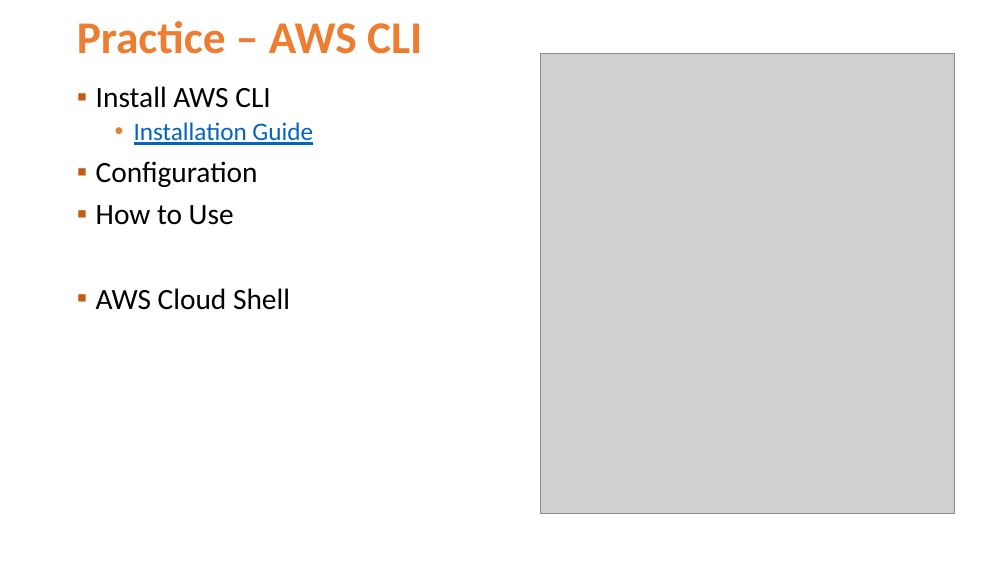
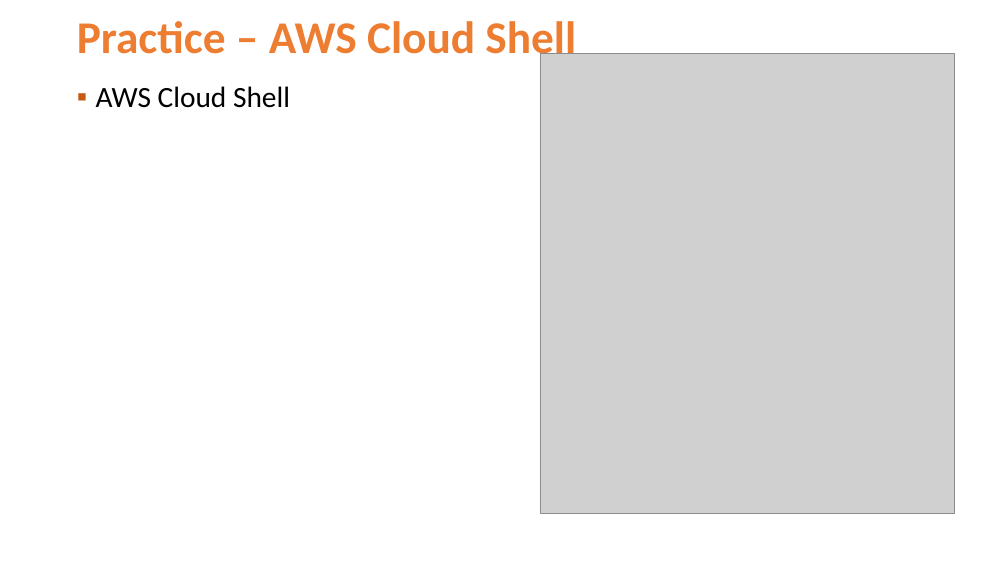
Before and after one commit to Jucer74/ArchitectureMaster, a slide deck: slide 22 of Classes/04-IAM-IdentityandAccessManagement/ArchitectureMaster-04-IAM-IdentityandAccessManagement.pptx (slide 20 before the commit). Drawn at 1008x567 pixels with LibreOffice and Linux fonts; fonts in the diff are those of the drawing; grey boxes stand for pictures; background and template pictures are left out. Boxes give left, top, right and bottom in pixels: in the first picture for what was removed or moved away, otherwise in the second. Text is boxed around its words. In the diff, an @@ line names an element or a change of style, - is before the commit and + after.

```diff
--- a/Classes/04-IAM-IdentityandAccessManagement/ArchitectureMaster-04-IAM-IdentityandAccessManagement.pptx
+++ b/Classes/04-IAM-IdentityandAccessManagement/ArchitectureMaster-04-IAM-IdentityandAccessManagement.pptx
@@ title at <box>77,21,576,65</box>: text changed @@
-Practice – AWS CLI
+Practice – AWS Cloud Shell
@@ text at <box>96,86,313,225</box>: paragraphs removed @@
-▪ Install AWS CLI
-  • Installation Guide
-▪ Configuration
-▪ How to Use
```
Also in this commit, not shown: 2 other slides changed, 2 slides added.
